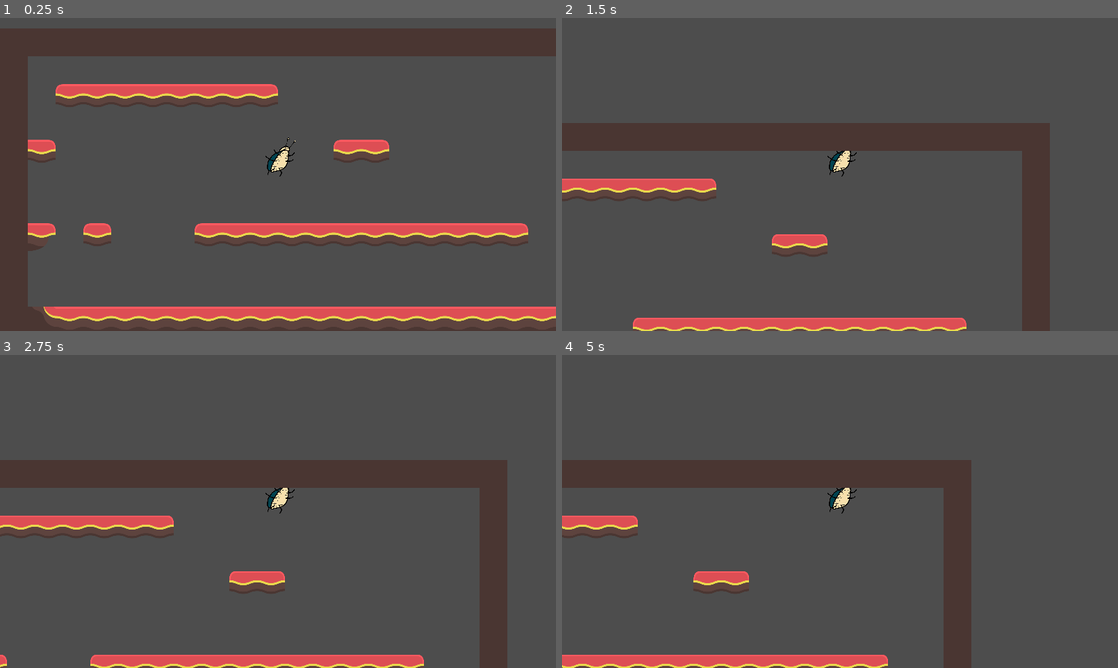
Above: before the commit, frames 1-4 (two rows, left to right).
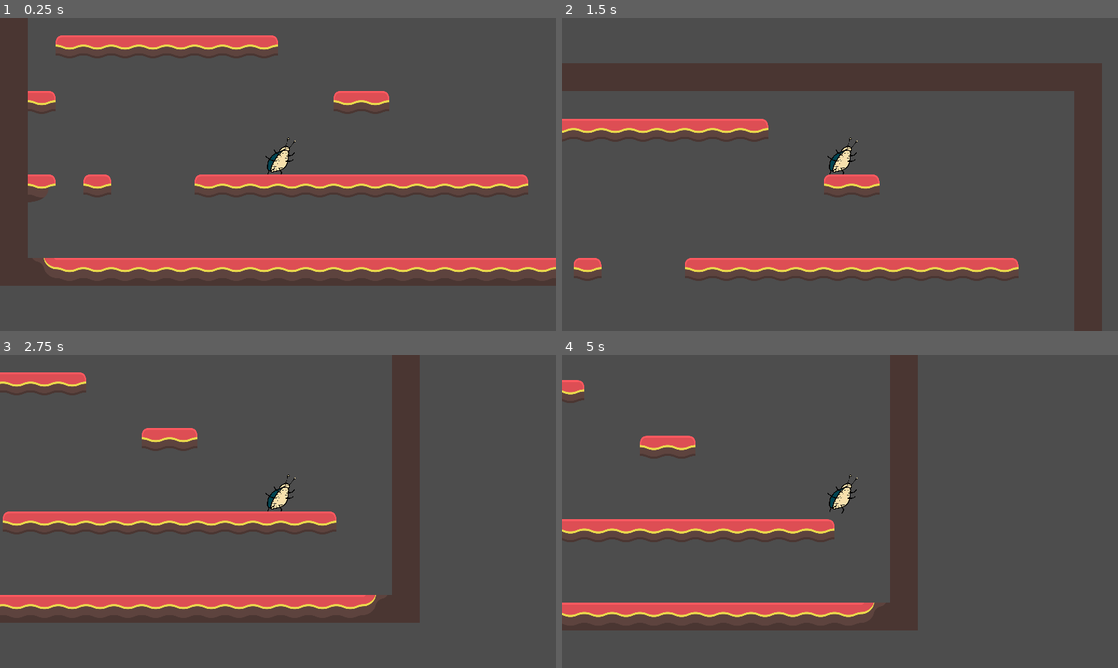
Above: after the commit, the same moments.

Repository: Deimos-94/Sewage-Bug
Game: Godot game, scene res://TestArea.tscn
Same seed, same stepped clock (60 frames per second), same inputs: the game is played once before the commit and once after it.
Inputs:
- Up to frame 1 (0.25 s): no input
- Up to frame 2 (1.5 s): hold D (Right) from 0.53 s (still down); tap Space (Jump) at 0.77 s
- Up to frame 3 (2.75 s): tap Space (Jump) at 1.52 s; release D (Right) at 2.03 s; hold A (Left) from 2.03 s (still down)
- Up to frame 4 (5 s): release A (Left) at 2.78 s; hold D (Right) 2.78-4.28 s; tap Space (Jump) at 3.02, 3.77, 4.52 s; hold A (Left) from 4.28 s (still down)

The runs differ from the first frame. In frame 1, 29% of the frame differs, in the area x 0-100%, y 0-100%; in frame 2, 30%, in the area x 0-98%, y 14-100%; in frame 3, 26%; in frame 4, 22%.

Commit message:
Player movement and default gravity changed
Momentum based character movement. Much higher default gravity set, due to high resolution.

Diff:
--- a/ScriptPlayer.gd
+++ b/ScriptPlayer.gd
@@ -1,8 +1,8 @@
 extends CharacterBody2D
 
 
-const SPEED = 600.0
-const JUMP_VELOCITY = -900.0
+const SPEED = 750.0
+const JUMP_VELOCITY = -1800.0
 
 # Get the gravity from the project settings to be synced with RigidBody nodes.
 var gravity = ProjectSettings.get_setting("physics/2d/default_gravity")
@@ -10,7 +10,7 @@
 var coyoteTime = 0.150 # Seconds
 var lastFloorContact = 0.0
 var jumpBufferMax = 0.5
-var jumpBuffer = 999
+var jumpBuffer = 0
 
 func _physics_process(delta):
 	# Add the gravity.
@@ -29,18 +29,20 @@
 	if Input.is_action_just_pressed("Jump") and lastFloorContact < coyoteTime:
 		velocity.y = JUMP_VELOCITY
 		lastFloorContact = 999
-	elif jumpBuffer >= 0:
-		velocity.y = JUMP_VELOCITY
-		lastFloorContact = 999
-	else:
-		jumpBuffer = jumpBufferMax
+	#elif jumpBuffer >= 0:
+		#velocity.y = JUMP_VELOCITY
+		#lastFloorContact = 999
+	#else:
+		#jumpBuffer = jumpBufferMax
 
 	# Get the input direction and handle the movement/deceleration.
-	# As good practice, you should replace UI actions with custom gameplay actions.
+	# Accelerating based movement.
+	# Weird behavior: moving opposite of momentum makes moving more slippery than not mmoving
 	var direction = Input.get_axis("Left", "Right")
 	if direction:
-		velocity.x = direction * SPEED
+		#velocity.x = direction * SPEED
+		velocity.x = move_toward(velocity.x, direction * SPEED, 25)
 	else:
-		velocity.x = move_toward(velocity.x, 0, SPEED)
+		velocity.x = move_toward(velocity.x, 0, 40)
 
 	move_and_slide()
--- a/project.godot
+++ b/project.godot
@@ -142,6 +142,10 @@
 ]
 }
 
+[physics]
+
+2d/default_gravity=4000.0
+
 [rendering]
 
 renderer/rendering_method="gl_compatibility"
